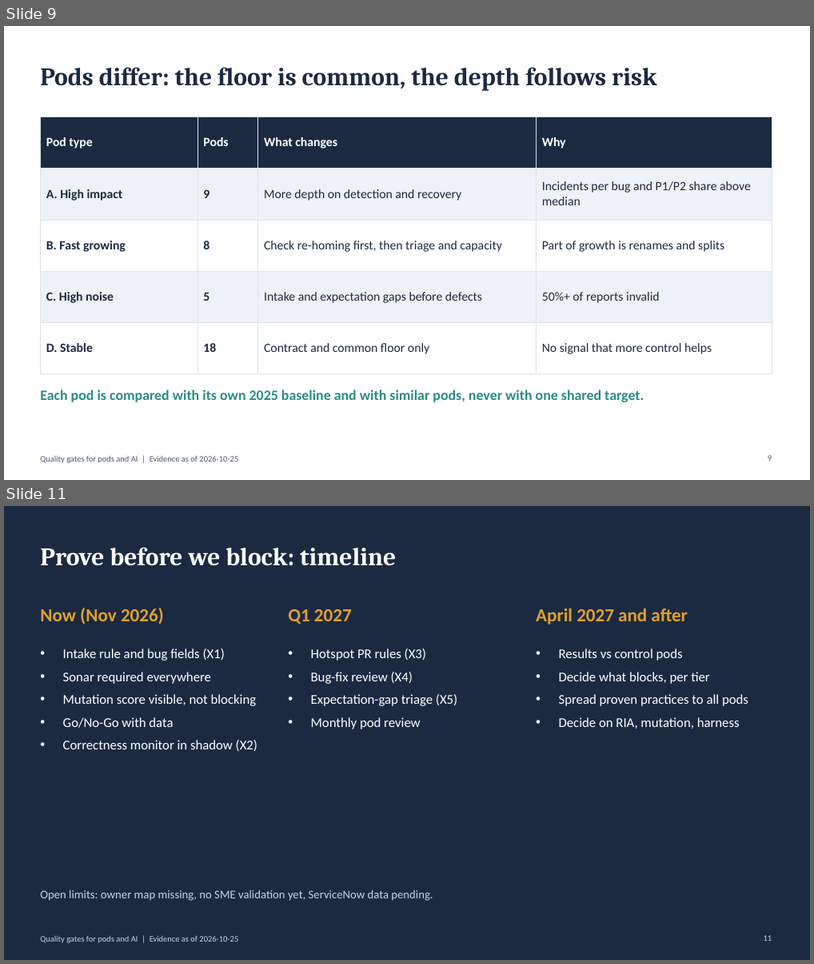
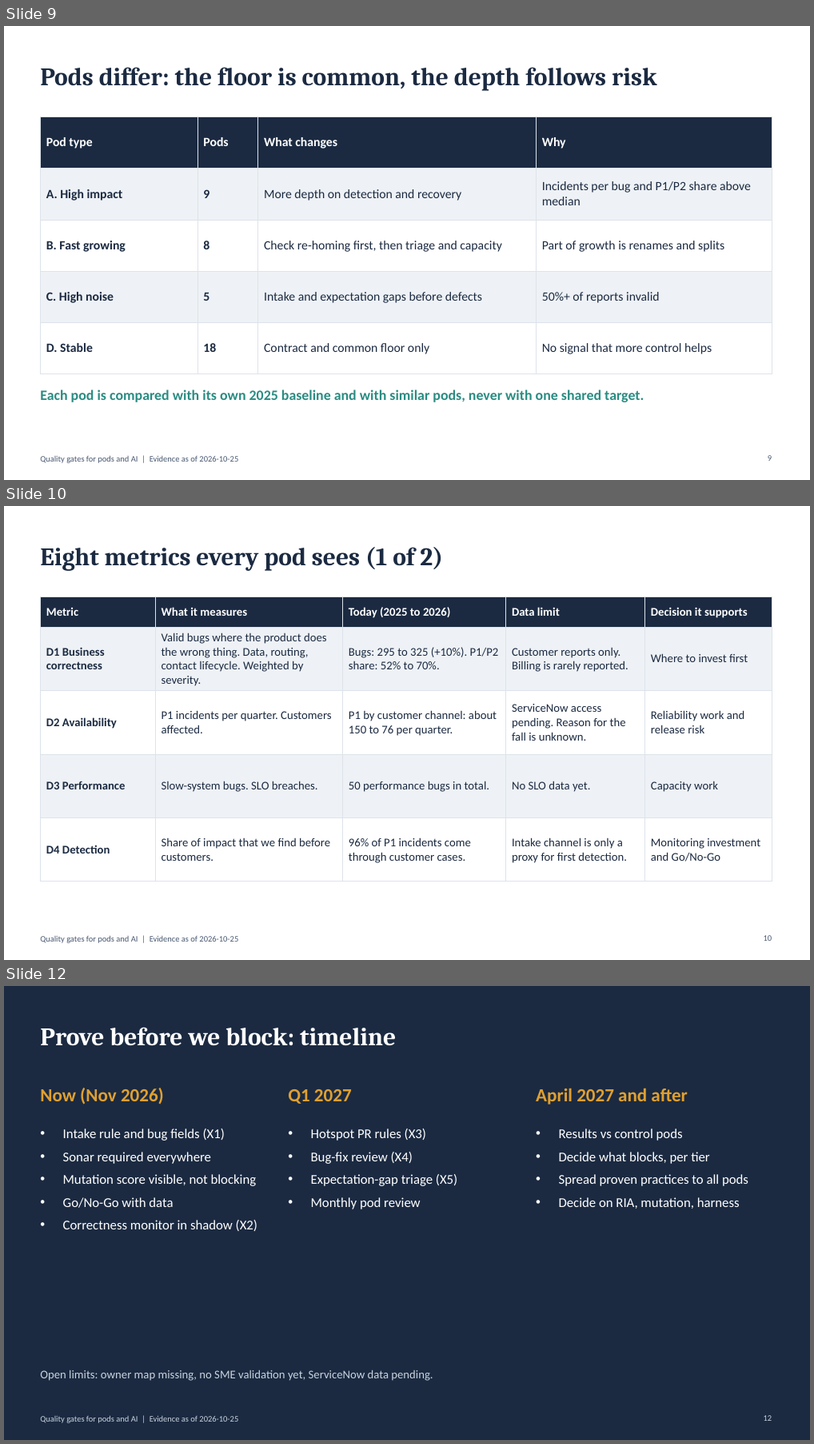
Before and after one commit to Guy-nice/ai-quality-discovery-factory, a slide deck: docs/05-summary/offsite-deck.pptx. Shown one above the other, each under a label of ours: slides 9 and 11 before the commit, slides 9, 10 and 12 after it; the slides between them are not shown. The pictures are 814x964 and 814x1444 pixels, drawn with LibreOffice and Linux fonts; fonts in the diff are those of the drawing. Boxes give left, top, right and bottom in pixels: in the first picture for what was removed or moved away, otherwise in the second. Text is boxed around its words. In the diff, an @@ line names an element or a change of style, - is before the commit and + after.

Commit message:
docs: metrics as tables in offsite deck (iteration 43)

```diff
--- a/docs/05-summary/offsite-deck.pptx
+++ b/docs/05-summary/offsite-deck.pptx
@@ slide 10 added at box(4, 506, 810, 960), background #FFFFFF; not listed: 1 template element that a slide beside it also shows @@
@@ title added at box(40, 547, 443, 571), 30 pt, text #1B2A41, bold @@
+Eight metrics every pod sees (1 of 2)
@@ table added at box(40, 596, 772, 866), 5 rows, 5 columns @@
+Metric | What it measures | Today (2025 to 2026) | Data limit | Decision it supports
+D1 Business correctness | Valid bugs where the product does the wrong thing. Data, routing, contact lifecycle. Weighted by severity. | Bugs: 295 to 325 (+10%). P1/P2 share: 52% to 70%. | Customer reports only. Billing is rarely reported. | Where to invest first
+D2 Availability | P1 incidents per quarter. Customers affected. | P1 by customer channel: about 150 to 76 per quarter. | ServiceNow access pending. Reason for the fall is unknown. | Reliability work and release risk
+D3 Performance | Slow-system bugs. SLO breaches. | 50 performance bugs in total. | No SLO data yet. | Capacity work
+D4 Detection | Share of impact that we find before customers. | 96% of P1 incidents come through customer cases. | Intake channel is only a proxy for first detection. | Monitoring investment and Go/No-Go
@@ page number added at box(764, 935, 773, 940), 10 pt, text #4A5A72 @@
+10
@@ what was slide 11 is now slide 12 @@
@@ page number at box(764, 1415, 773, 1420): text changed @@
-11
+12
```
Also in this commit, not shown: 1 other slide added, 1 slide removed, 2 other files.
